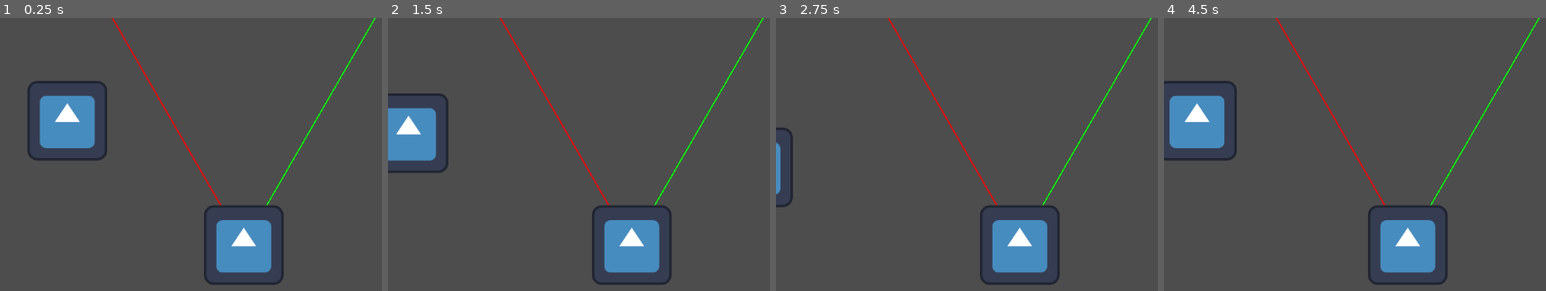
Above: before the commit, frames 1-4 (left to right).
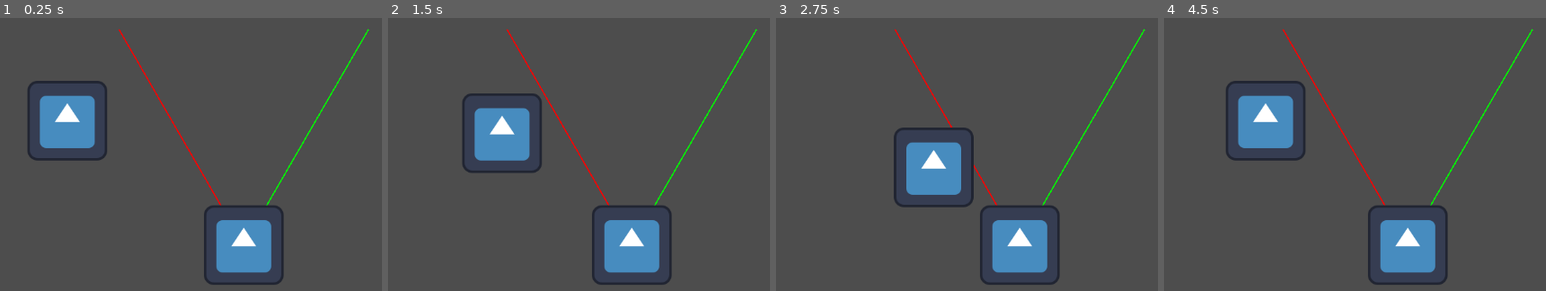
Above: after the commit, the same moments.

Repository: likuuuado/-BlinDebt
Game: Godot game, scene res://Escena testeo.tscn
Two runs of this game, one before a commit and one after it. Both use one fixed random seed, a clock stepped at 60 frames per second and the inputs below. The engine's default icon, where the game draws it, is replaced by a stand-in: a white triangle on a blue panel in a dark square.
Inputs:
- Up to frame 1 (0.25 s): no input
- Up to frame 2 (1.5 s): tap Enter at 0.5 s; hold Right (right) 0.53-1.28 s; hold S (down) from 1.28 s (still down)
- Up to frame 3 (2.75 s): release S (down) at 2.03 s; hold Right (right) from 2.03 s (still down)
- Up to frame 4 (4.5 s): release Right (right) at 2.78 s; hold W (up) 2.78-3.53 s; hold A (left) from 3.53 s (still down)

The runs differ from the first frame. In frame 1, less than 0.1% of the frame differs, in the area x 29-99%, y 0-54%; in frame 2, 6.6%; in frame 3, 4.1%; in frame 4, 6.8%, in the area x 0-99%, y 0-54%.

Commit message:
Enemigo detecta y envia retorno a consola

Diff:
--- a/Escena testeo.tscn
+++ b/Escena testeo.tscn
@@ -7,7 +7,6 @@
 
 [node name="EntidadEstatica" parent="." unique_id=1687331155 instance=ExtResource("1_h7n2u")]
 position = Vector2(391, 365)
-lenght = 500.0
 
 [node name="Player" parent="." unique_id=742638403 groups=["player"] instance=ExtResource("2_5lpus")]
 position = Vector2(108, 165)
--- a/Escenas/entidad_estatica.gd
+++ b/Escenas/entidad_estatica.gd
@@ -11,9 +11,12 @@
 @export var direction = Vector2.UP
 
 func _ready():
-
+	player = get_tree().get_first_node_in_group("player")
 	angleRads = deg_to_rad(angulo / 2)
 
+func _process(delta):
+	if Deteccion():
+		print("jugador detectado")
 
 func _draw():
 	var limIzquierda = direction.rotated(-angleRads) * lenght
@@ -25,3 +28,11 @@
 func Deteccion():
 	var playerPos = to_local(player.global_position)
 	var anguloPlayer = direction.angle_to(playerPos)
+	var distanciaPlayer = playerPos.length()
+	if distanciaPlayer > lenght:
+		return false
+
+	if abs(anguloPlayer) <= angleRads:
+		return true
+	else:
+		return false
--- a/Escenas/player.gd
+++ b/Escenas/player.gd
@@ -4,6 +4,6 @@
 var speed = 100;
 
 func _physics_process(delta):
-	var direcciones = Input.get_vector("right", "left", "up", "down")
+	var direcciones = Input.get_vector("left", "right", "up", "down")
 	velocity = direcciones * speed
 	move_and_slide()
